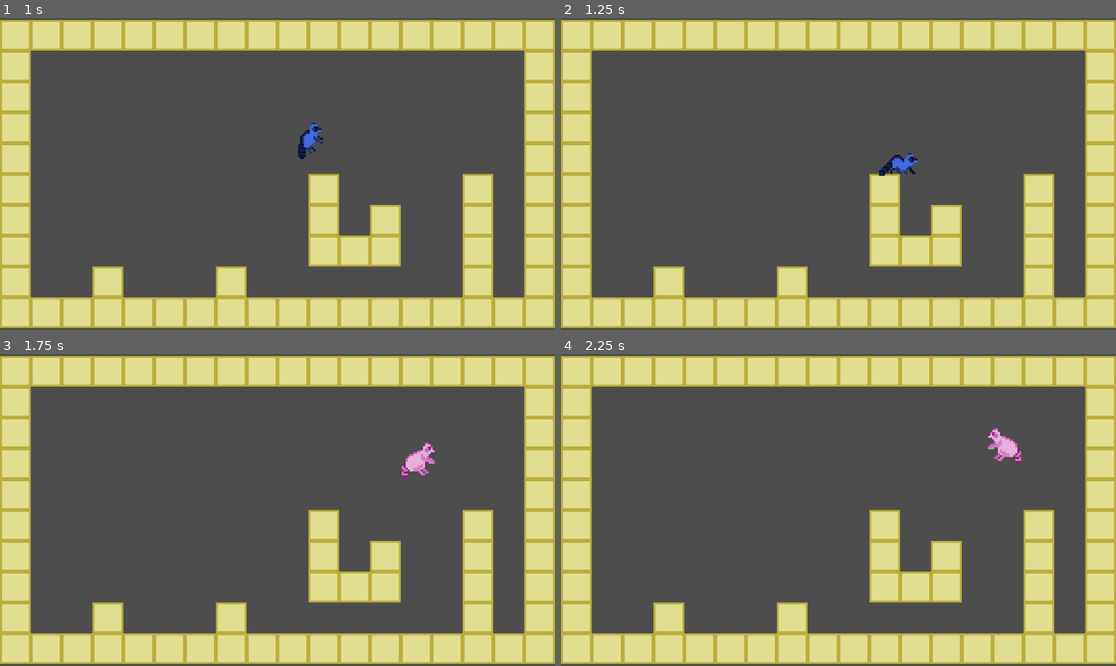
Above: before the commit, frames 1-4 (two rows, left to right).
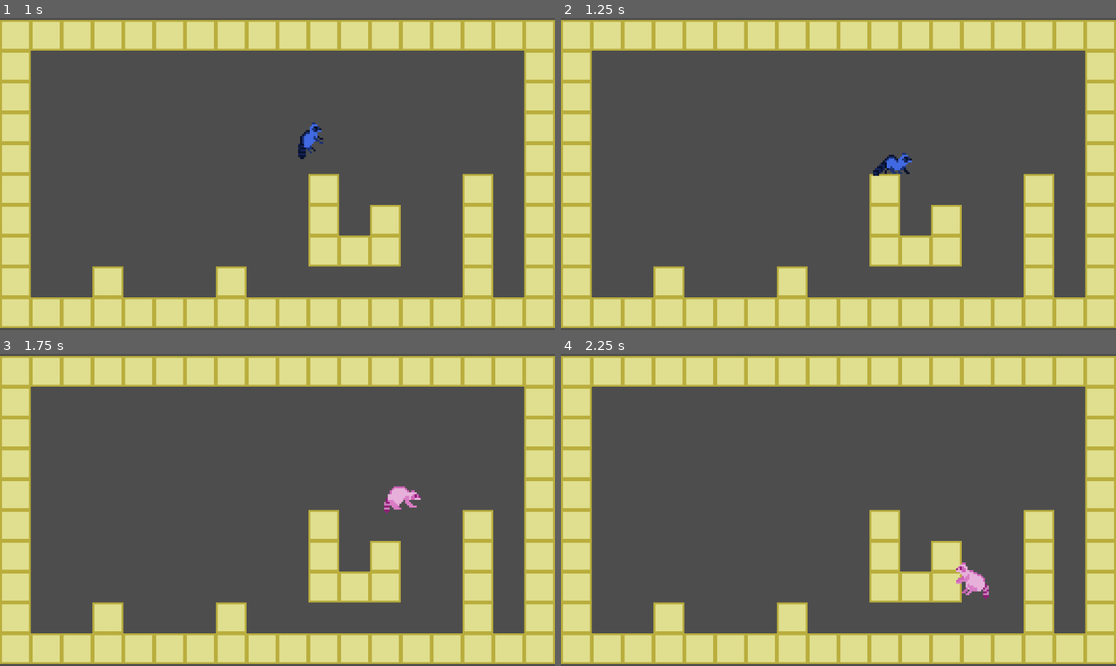
Above: after the commit, the same moments.

Repository: ConchTyrant/Ringtail-Rascals
Game: Godot game, scene res://Scenes/-- MAIN --/game.tscn
Same seed, same stepped clock (60 frames per second), same inputs: the game is played once before the commit and once after it.
Inputs:
- Up to frame 1 (1 s): tap Enter at 0.5 s; hold D (RIGHT) from 0.53 s (still down); tap Space (JUMP) at 0.6, 0.77 s
- Up to frame 2 (1.25 s): keep holding D (RIGHT); tap Space (JUMP) at 1.07 s
- Up to frame 3 (1.75 s): keep holding D (RIGHT); tap E (INTERACT) at 1.35 s; tap Space (JUMP) at 1.52, 1.55 s
- Up to frame 4 (2.25 s): tap Space (JUMP) at 1.82, 2.1 s; release D (RIGHT) at 2.03 s; hold A (LEFT) from 2.03 s (still down)

Frame 1 is identical in both runs. In frame 2, 0.3% of the frame differs, in the area x 56-65%, y 43-51%; in frame 3, 0.7%; in frame 4, 0.7%, in the area x 71-83%, y 23-79%.

Commit message:
Jump and Fall

Diff:
--- a/Scripts/player_body.gd
+++ b/Scripts/player_body.gd
@@ -159,9 +159,10 @@
 		velocity.y = jump_force[1]*-125
 
 	# Jump move
-	var max_jump_move = jump_force[0]*50
 	if velocity.y < 0:
 		velocity.x = jump_force[0]*50 * direction
+	elif velocity.y > 0:
+		velocity.x = jump_force[0]*30 * direction
 
 
 # --- MISC ---
@@ -170,9 +171,12 @@
 func gravity(delta):
 	if not is_on_floor():
 		# Fall
-		var max_fall_speed = weight*1000
-		if velocity.y <= max_fall_speed:
-			velocity.y += get_gravity().y * delta
+		## Limits Pieface form's fall speed
+		if player_form == 'Pieface' and velocity.y > 100:
+			pass
+		## Regular gravity
+		else:
+			velocity.y += get_gravity().y * delta * weight
 		# If falling
 		if velocity.y > 0:
 			ANIMATE.play('fall')
Not shown, removed: Scenes/player_body.tscn3147175313.tmp
Not shown, removed: Scenes/player_body.tscn3890577217.tmp
Not shown, removed: Scenes/player_body.tscn420359747.tmp
